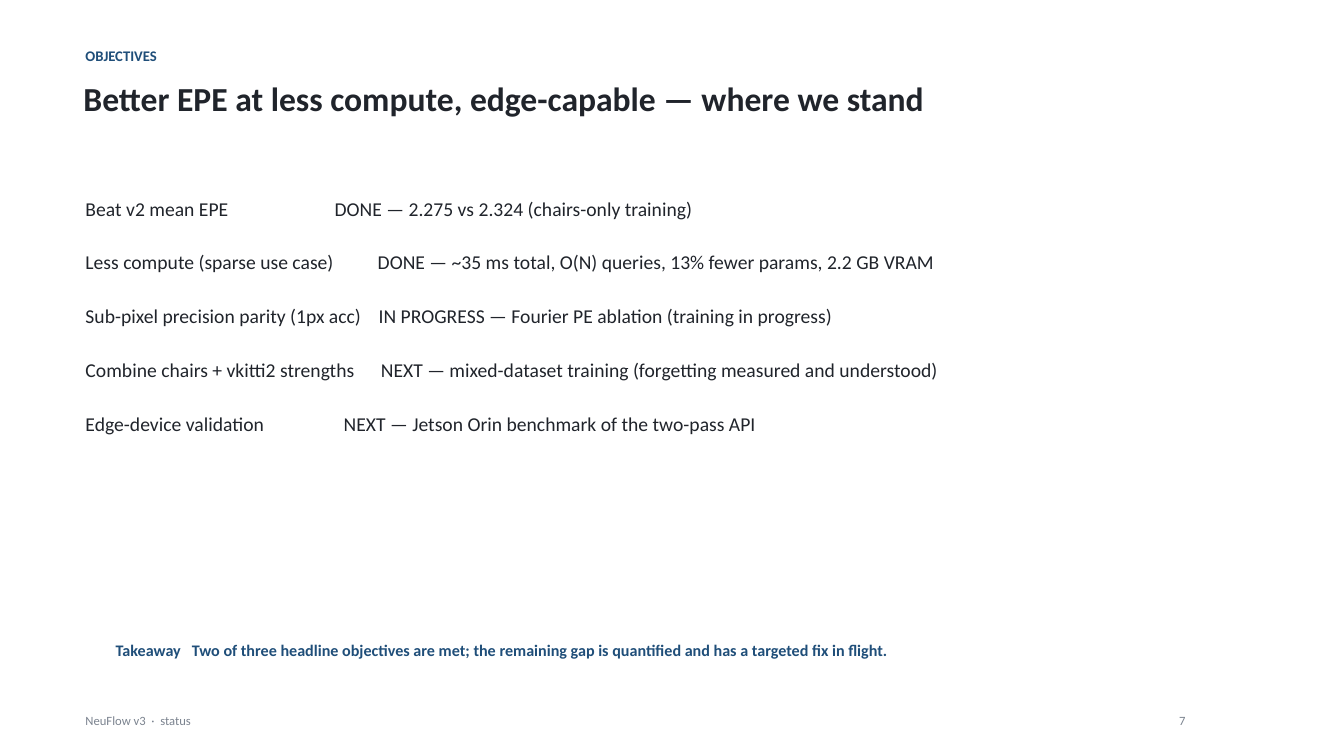
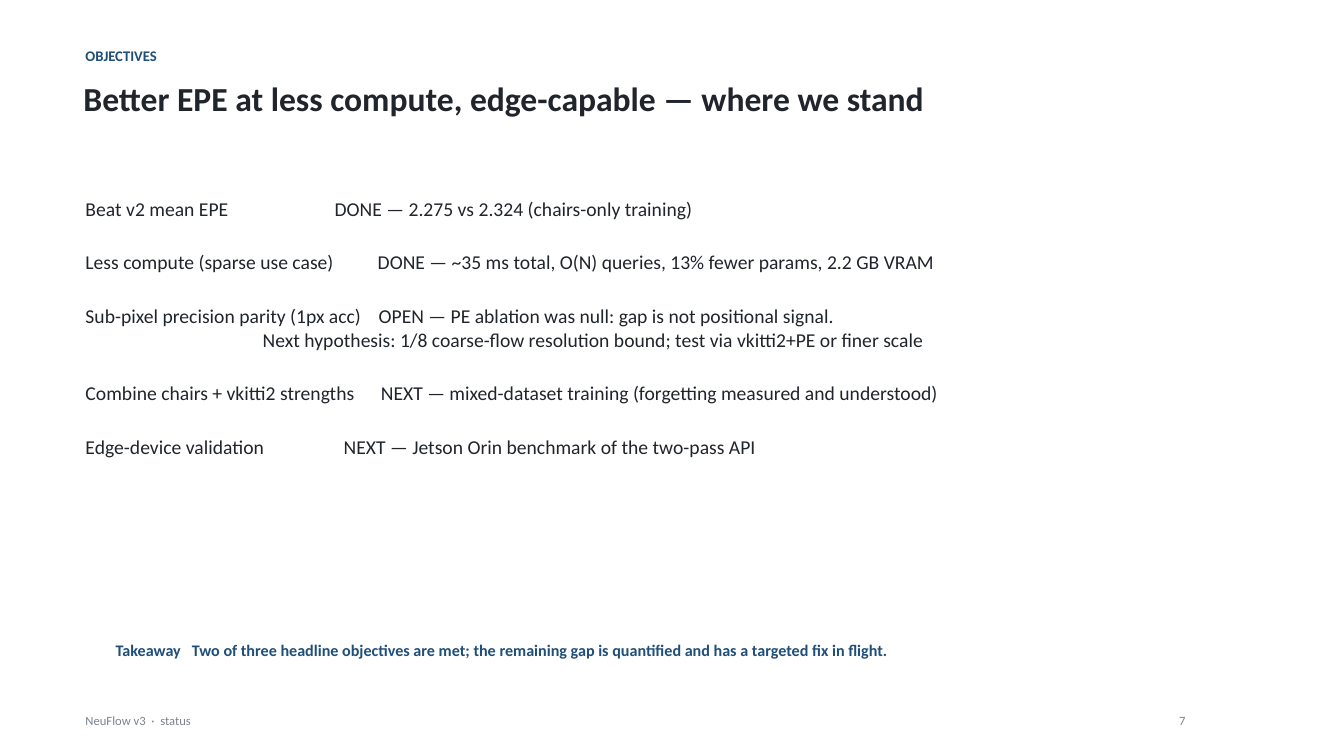
Before and after one commit to shrirag10/Neuflowv3, a slide deck: slide 9 of docs/NeuFlow_v3_status.pptx. Drawn at 1344x756 pixels with LibreOffice and Linux fonts; fonts in the diff are those of the drawing. Boxes give left, top, right and bottom in pixels: in the first picture for what was removed or moved away, otherwise in the second. Text is boxed around its words. In the diff, an @@ line names an element or a change of style, - is before the commit and + after.

```diff
--- a/docs/NeuFlow_v3_status.pptx
+++ b/docs/NeuFlow_v3_status.pptx
@@ text at bbox=[85, 309, 922, 350]: text changed @@
-Sub-pixel precision parity (1px acc) IN PROGRESS — Fourier PE ablation (training in progress)
+Sub-pixel precision parity (1px acc) OPEN — PE ablation was null: gap is not positional signal.
+Next hypothesis: 1/8 coarse-flow resolution bound; test via vkitti2+PE or finer scale
```
Also in this commit, not shown: 2 other slides changed, 3 other files.
